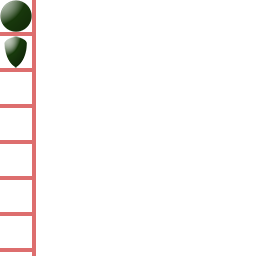
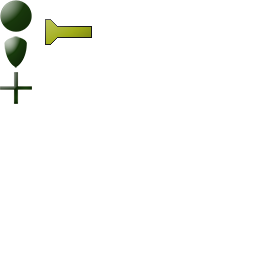
Before/after of a 256px x 256px layered artwork. What changed in the layer stack:
hid "Layer 5" over 0, 0, 36, 256
added layer "Layer 6" above "Layer 3" over 0, 72, 32, 104
added layer "Layer 7" above "Layer 8" over 45, 19, 92, 45
